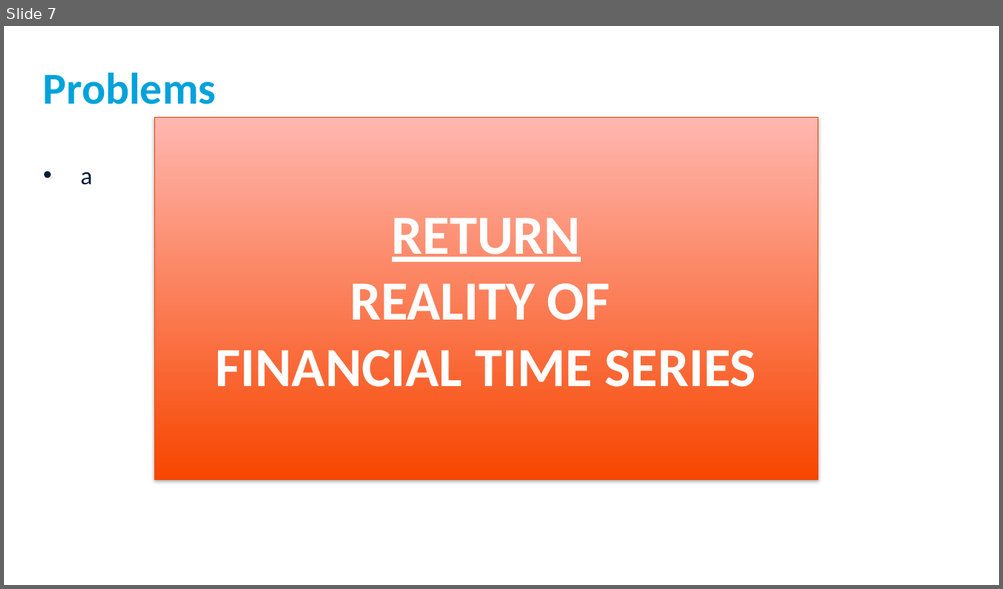
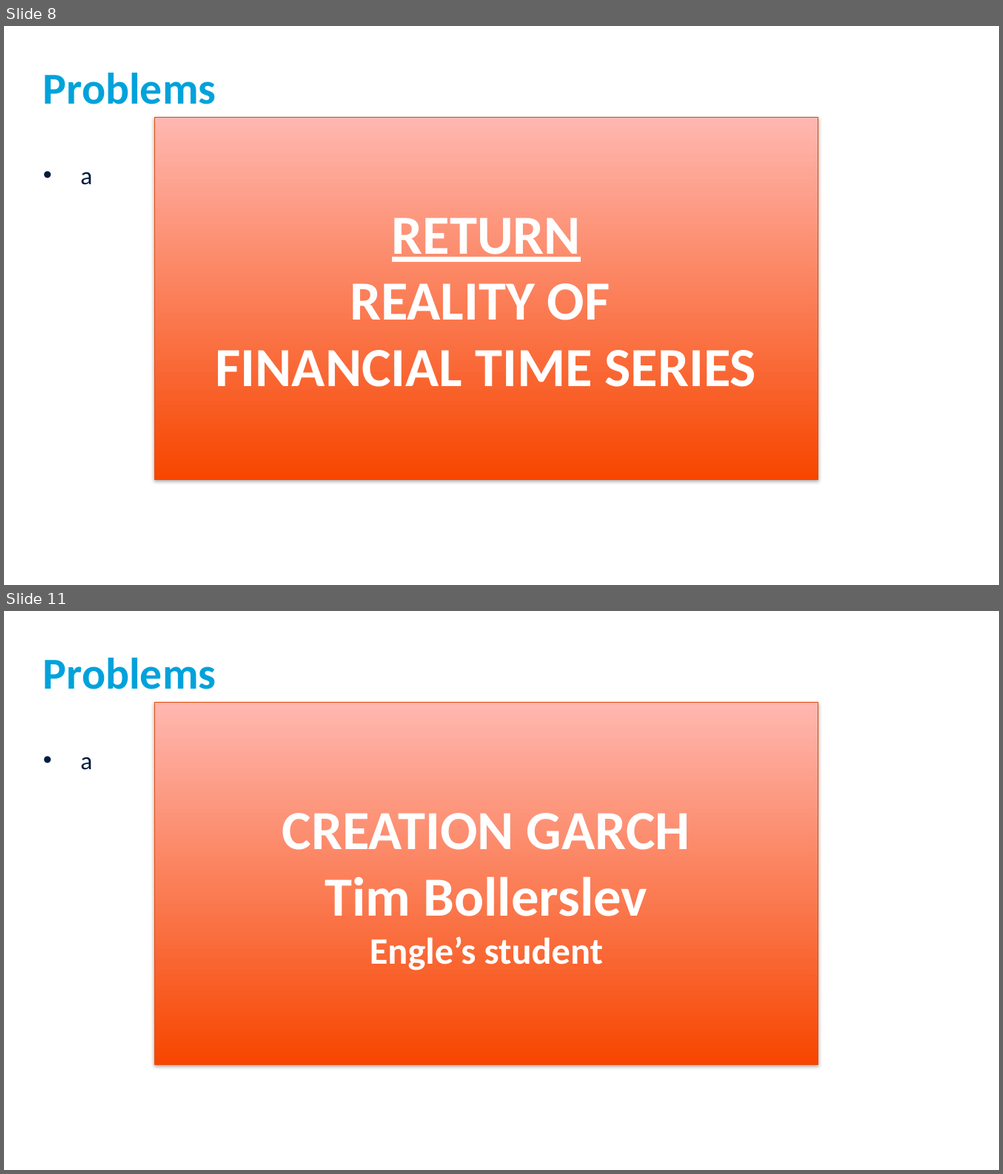
Before and after one commit to franciscpitthan/Methods_Quant_Fin, a slide deck: Example - GARCH estimation/GARCH models.pptm. Shown one above the other, each under a label of ours: slide 7 before the commit, slides 8 and 11 after it; the slides between them are not shown. The pictures are 1003x589 and 1003x1174 pixels, drawn with LibreOffice and Linux fonts; fonts in the diff are those of the drawing. Boxes give left, top, right and bottom in pixels: in the first picture for what was removed or moved away, otherwise in the second. Text is boxed around its words. In the diff, an @@ line names an element or a change of style, - is before the commit and + after.

```diff
--- a/Example - GARCH estimation/GARCH models.pptm
+++ b/Example - GARCH estimation/GARCH models.pptm
@@ slide 11 added at (x1=4, y1=611, x2=999, y2=1170), background #FFFFFF @@
@@ title added at (x1=43, y1=658, x2=216, y2=689), 42.7 pt, text #00A2DB, bold @@
+Problems
@@ rectangle added at (x1=155, y1=702, x2=818, y2=1065), fill gradient #F84700 to #FFB9B2, outline #E84A0A 0.75 pt, 53.3 pt, text #FFFFFF, bold @@
+CREATION GARCH
+Tim Bollerslev
+Engle’s student
@@ text added at (x1=80, y1=757, x2=92, y2=770), 24 pt, text #001C3D @@
+• a
@@ what was slide 7 is now slide 8 @@
```
Also in this commit, not shown: 1 slide changed, 11 other slides added.
